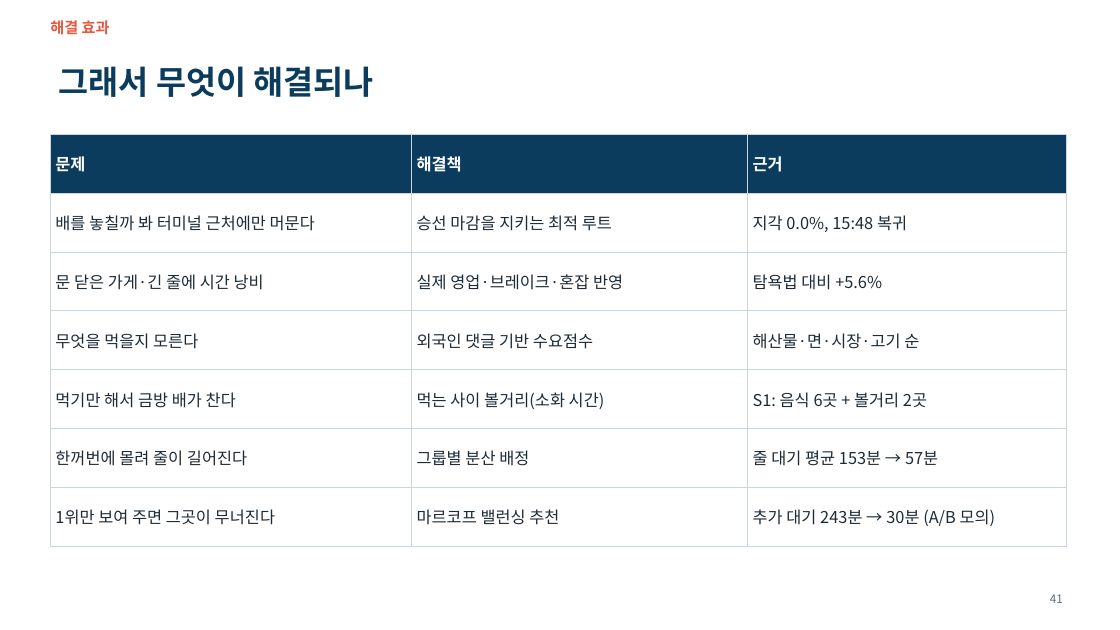
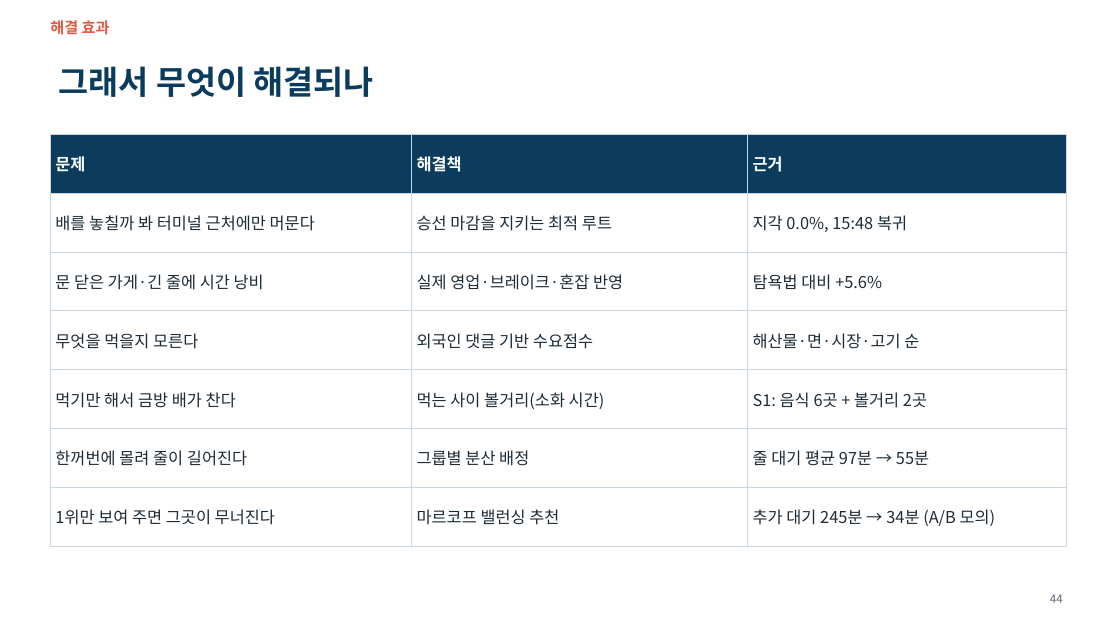
Before and after one commit to ddayoung03/busan-cruise-unpassing, a slide deck: slide 44 of 05_문서/3주차_발표자료.pptx (slide 41 before the commit). Drawn at 1120x630 pixels with LibreOffice and Linux fonts; fonts in the diff are those of the drawing. Boxes give left, top, right and bottom in pixels: in the first picture for what was removed or moved away, otherwise in the second. Text is boxed around its words. In the diff, an @@ line names an element or a change of style, - is before the commit and + after.

```diff
--- a/05_문서/3주차_발표자료.pptx
+++ b/05_문서/3주차_발표자료.pptx
@@ table at (50,134,1067,530) @@
-row 6, column 3: 줄 대기 평균 153분 → 57분
+row 6, column 3: 줄 대기 평균 97분 → 55분
-row 7, column 3: 추가 대기 243분 → 30분 (A/B 모의)
+row 7, column 3: 추가 대기 245분 → 34분 (A/B 모의)
@@ page number at (1050,594,1063,603): text changed @@
-41
+44
```
Also in this commit, not shown: 10 other slides changed, 4 slides added, 37 other files.
